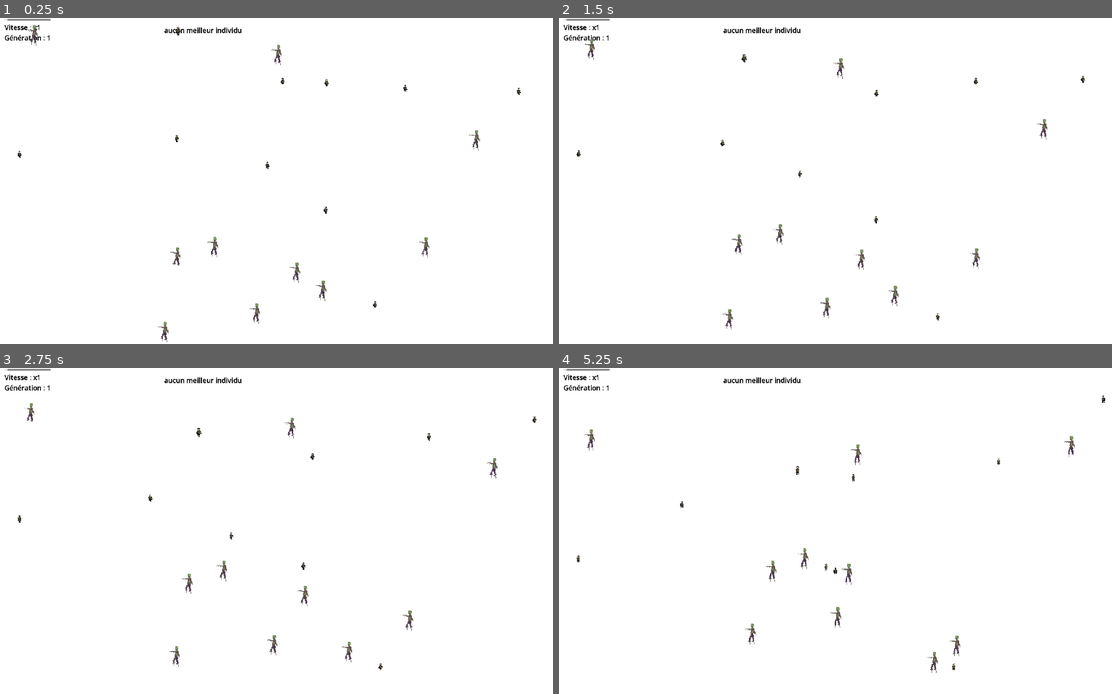
Above: before the commit, frames 1-4 (two rows, left to right).
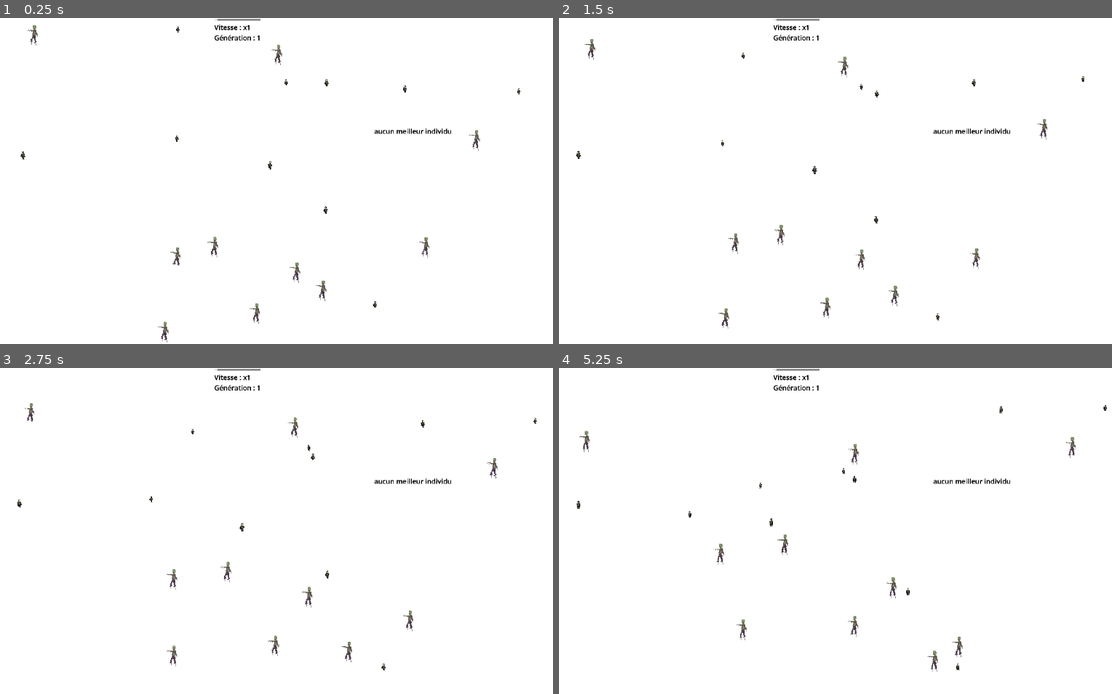
Above: after the commit, the same moments.

Repository: RageurRandom/exemple-algorithme-genetique-godot
Game: Godot game, scene res://scenes/main.tscn
The game is run twice, just before and just after one commit, with the same random seed, the same clock (stepped at 60 frames per second) and the same inputs.
Inputs:
- Up to frame 1 (0.25 s): no input
- Up to frame 2 (1.5 s): no input
- Up to frame 3 (2.75 s): no input
- Up to frame 4 (5.25 s): no input

The runs differ from the first frame. In frame 1, 0.8% of the frame differs, in the area x 0-95%, y 0-72%; in frame 2, 1.1%; in frame 3, 1.3%; in frame 4, 1.7%, in the area x 0-100%, y 0-94%.

Commit message:
fix: bug avec la comparaison avec l'ancienne meilleure gen (tj buggé)

Diff:
--- a/algo_genetique.gd
+++ b/algo_genetique.gd
@@ -10,9 +10,9 @@
 const NB_POPULATION = 10
 
 # Probabilités de mutation
-const PROBA_MUTATION_VITESSE = 0.25
-const PROBA_MUTATION_CHAMPS_VISION = 0.25
-const PROBA_MUTATION_TAILLE = 0.15
+const PROBA_MUTATION_VITESSE = 0.5
+const PROBA_MUTATION_CHAMPS_VISION = 0.5
+const PROBA_MUTATION_TAILLE = 0.5
 
 # Valeurs de mutation d'une caractéristique.
 # Va être soit positif soit négatif.
@@ -30,11 +30,11 @@
 ## Ne devrait être utilisé qu'une fois. [br]
 ## [b] Si vous voulez modifier la 1ère génération c'est ici.
 func intialise()-> Array[Genes]:
-	populationActuelle = Population.new()
+	populationActuelle = Population.new(1)
 
 	for i in range(NB_POPULATION):
 		var nouvelIndividu = Genes.new()
-		mutation(nouvelIndividu)
+		nouvelIndividu = mutation(nouvelIndividu)
 		populationActuelle.addIndividu(nouvelIndividu)
 
 	return populationActuelle.individus
@@ -42,7 +42,7 @@
 
 ## Mute des gènes de façon aléatoire. Chaque caractéristique a une chance de changer. [br]
 ## Voir les constantes plus haut
-func mutation(genes: Genes)->void:
+func mutation(genes: Genes)->Genes:
 	if randf() < PROBA_MUTATION_VITESSE :
 		genes.vitesse += _getValMutation(CHANGEMEN_VITESSE)
 
@@ -52,12 +52,12 @@
 	if randf() < PROBA_MUTATION_TAILLE :
 		genes.taille += _getValMutation(CHANGEMENT_TAILLE)
 
+	return genes
+
 
 ## Renvoie soit le paramètre, soit son opposé (une chance sur 2).
 func _getValMutation(changement:float)->float:
-	if randi() % 2 == 0:
-		return changement
-	return - changement
+	return randf_range(-changement, changement)
 
 ## Renvoie la population avec le meilleur fitness dans [member anciennesPopulations]
 func getMeilleureAnciennePop()->Population:
@@ -79,20 +79,21 @@
 
 		# Si la population a fait moins bien que les ancienne, elle ne sert à rien
 		# (Les mauvaises mutations arrivent)
-		if populationActuelle.fitnessMax > meilleureAnciennePop.fitnessMax:
-			return meilleureAnciennePop
+		if populationActuelle.fitnessMax < meilleureAnciennePop.fitnessMax:
+			return Population.cloner(meilleureAnciennePop)
 
 	var meilleurIndividu: Genes = populationActuelle.meilleurGene
-	var nouvellePop: Population = Population.new()
+	var nouvellePop: Population = Population.new(populationActuelle.nbGeneration + 1)
 
 	# Le meilleur individu reste tel quel dans la nouvelle population
-	nouvellePop.addIndividu(meilleurIndividu)
+	# Je récréé un gene pour éviter de devoir réinitialiser le fitness
+	nouvellePop.addIndividu(Genes.cloner(meilleurIndividu))
 
 	for individu in populationActuelle.individus:
 		if individu != meilleurIndividu:
 			# chaque individu se reproduit avec le meilleur puis l'enfant mute
 			var nouvelIndividu: Genes = Genes.crossover(meilleurIndividu, individu)
-			mutation(nouvelIndividu)
+			nouvelIndividu = mutation(nouvelIndividu)
 			nouvellePop.addIndividu(nouvelIndividu)
 
 	return nouvellePop
--- a/scenes/main.tscn
+++ b/scenes/main.tscn
@@ -10,56 +10,6 @@
 
 [node name="Main" type="Node2D" unique_id=922111964]
 script = ExtResource("3_sugp2")
-
-[node name="UI" type="Control" parent="." unique_id=165918953]
-layout_mode = 3
-anchors_preset = 15
-anchor_right = 1.0
-anchor_bottom = 1.0
-offset_left = 2.0
-offset_right = 1154.0
-offset_bottom = 648.0
-grow_horizontal = 2
-grow_vertical = 2
-
-[node name="HBoxContainer" type="HBoxContainer" parent="UI" unique_id=1921810170]
-layout_mode = 1
-anchors_preset = 10
-anchor_right = 1.0
-offset_bottom = 70.0
-grow_horizontal = 2
-theme = ExtResource("3_tefeu")
-alignment = 1
-
-[node name="VBoxContainer" type="VBoxContainer" parent="UI/HBoxContainer" unique_id=1992286415]
-layout_mode = 2
-
-[node name="SliderContainer" type="VBoxContainer" parent="UI/HBoxContainer/VBoxContainer" unique_id=1019001973]
-layout_mode = 2
-
-[node name="VitesseSimulation" type="HSlider" parent="UI/HBoxContainer/VBoxContainer/SliderContainer" unique_id=429584240]
-layout_mode = 2
-min_value = 1.0
-value = 1.0
-script = ExtResource("3_tbgi4")
-
-[node name="VitesseLabel" type="Label" parent="UI/HBoxContainer/VBoxContainer/SliderContainer" unique_id=982273477]
-layout_mode = 2
-theme = ExtResource("3_tefeu")
-text = "Vitesse : x1"
-script = ExtResource("3_jyhfs")
-
-[node name="GenerationLabel" type="Label" parent="UI/HBoxContainer/VBoxContainer" unique_id=2037911623]
-layout_mode = 2
-theme = ExtResource("3_tefeu")
-text = "Génération : 1"
-script = ExtResource("5_o6xl0")
-
-[node name="GenesMeilleurIndividu" type="Label" parent="UI/HBoxContainer" unique_id=1254768050]
-layout_mode = 2
-theme = ExtResource("3_tefeu")
-text = "aucun meilleur individu"
-script = ExtResource("6_o6xl0")
 
 [node name="AlgoGenetique" type="Node" parent="." unique_id=267273847]
 script = ExtResource("4_jyhfs")
@@ -76,11 +26,58 @@
 position = Vector2(-575, -324)
 polygon = PackedVector2Array(2, 0, -1, 643, -184, 835, -171, -182, 1368, -164, 1332, 837, -171, 819, -32, 650, 1154, 645, 1154, -4)
 
+[node name="UI" type="MarginContainer" parent="Camera2D" unique_id=888200873]
+anchors_preset = 15
+anchor_right = 1.0
+anchor_bottom = 1.0
+offset_left = 2.0
+offset_right = 3002.0
+offset_bottom = 1000.0
+grow_horizontal = 2
+grow_vertical = 2
+
+[node name="HBoxContainer" type="HBoxContainer" parent="Camera2D/UI" unique_id=1921810170]
+layout_mode = 2
+theme = ExtResource("3_tefeu")
+alignment = 1
+
+[node name="VBoxContainer" type="VBoxContainer" parent="Camera2D/UI/HBoxContainer" unique_id=1992286415]
+layout_mode = 2
+
+[node name="SliderContainer" type="VBoxContainer" parent="Camera2D/UI/HBoxContainer/VBoxContainer" unique_id=1019001973]
+layout_mode = 2
+
+[node name="VitesseSimulation" type="HSlider" parent="Camera2D/UI/HBoxContainer/VBoxContainer/SliderContainer" unique_id=429584240]
+layout_mode = 2
+min_value = 1.0
+value = 1.0
+script = ExtResource("3_tbgi4")
+
+[node name="VitesseLabel" type="Label" parent="Camera2D/UI/HBoxContainer/VBoxContainer/SliderContainer" unique_id=982273477]
+layout_mode = 2
+theme = ExtResource("3_tefeu")
+text = "Vitesse : x1"
+script = ExtResource("3_jyhfs")
+
+[node name="GenerationLabel" type="Label" parent="Camera2D/UI/HBoxContainer/VBoxContainer" unique_id=2037911623]
+layout_mode = 2
+theme = ExtResource("3_tefeu")
+text = "Génération : 1"
+script = ExtResource("5_o6xl0")
+
+[node name="GenesMeilleurIndividu" type="Label" parent="Camera2D/UI/HBoxContainer" unique_id=1254768050]
+layout_mode = 2
+theme = ExtResource("3_tefeu")
+text = "aucun meilleur individu"
+script = ExtResource("6_o6xl0")
+
 [node name="fond" type="ColorRect" parent="." unique_id=1733287211]
 z_index = -1
-custom_minimum_size = Vector2(3000, 1000)
-offset_left = -386.0
-offset_top = -148.0
-offset_right = 3000.0
-offset_bottom = 1628.0
+custom_minimum_size = Vector2(10000, 10000)
+offset_left = -3498.0
+offset_top = -4500.0
+offset_right = 6502.0
+offset_bottom = 5500.0
+grow_horizontal = 2
+grow_vertical = 2
 mouse_filter = 2
--- a/script/human.gd
+++ b/script/human.gd
@@ -6,6 +6,8 @@
 
 ## L'IA de l'humain (actuellement une seule est "fonctionnelle")
 var strategy: AStrategy
+
+var isDead: bool = false # patch de merde
 
 var genes: Genes :
 	set(val): # réajuste automatiquement la taille
@@ -41,6 +43,7 @@
 
 ## Quand un humain est touché par un zombie (ici je le supprime)
 func die():
-	genes.mort.emit()
-	print("mort")
-	queue_free()
+	if(!isDead):
+		isDead = true
+		genes.mort.emit()
+		queue_free()
--- a/script/initiator.gd
+++ b/script/initiator.gd
@@ -7,16 +7,17 @@
 var _generationLabel: GenerationLabel
 var _genesLabel: GenesMeilleurIndividuLabel
 var algo: AlgoGenetique
-var humains: Array[Human]
+var zombies: Array[Zombie]
 
 ## limites de la caméra
 var _limits: Rect2
 
 
 func _ready():
+	get_tree().paused = true
 	_camera = $Camera2D
-	_generationLabel = $UI/HBoxContainer/VBoxContainer/GenerationLabel
-	_genesLabel = $UI/HBoxContainer/GenesMeilleurIndividu
+	_generationLabel = $Camera2D/UI/HBoxContainer/VBoxContainer/GenerationLabel
+	_genesLabel = $Camera2D/UI/HBoxContainer/GenesMeilleurIndividu
 	algo = $AlgoGenetique
 
 	assert(_camera != null, "noeud de camera null")
@@ -34,9 +35,11 @@
 		var zombie: Zombie = ZOMBIE_SCENE.instantiate()
 		zombie.position = _random_position()
 		add_child(zombie)
+		zombies.append(zombie)
 
 	var premierePop:Array[Genes] = algo.intialise()
 	instancieHumains(premierePop)
+	get_tree().paused = false
 
 
 ## Renvoie une position aléatoire dans les limites de la camera
@@ -57,8 +60,11 @@
 
 
 func finGeneration():
-	var nouvellePop = algo.finGeneration()
+	var nouvellePop: Population = algo.finGeneration()
 	instancieHumains(nouvellePop.individus)
+	for zombie in zombies:
+		zombie.position = _random_position()
+
 	_generationLabel.changeGeneration()
 	var meilleurPop: Population = algo.getMeilleureAnciennePop()
 	_generationLabel.changeFitnessMax(meilleurPop.fitnessMax)
--- a/script/modeles_algo_genetique/genes.gd
+++ b/script/modeles_algo_genetique/genes.gd
@@ -9,7 +9,9 @@
 var fitness: int
 
 #region caracteristiques
-var vitesse: float
+var vitesse: float :
+	set(val):
+		vitesse = maxf(0, val)
 const VITESSE_DEFAUT = 50
 
 var taille: float :
@@ -20,6 +22,10 @@
 var champsDeVision: float
 const CHAMPS_VISION_DEFAUT = 150
 #endregion
+
+static func cloner(genes: Genes)->Genes:
+	return Genes.new(genes.vitesse, genes.taille, genes.champsDeVision)
+
 
 func _init(_vitesse: float = VITESSE_DEFAUT,
 		_taille: float  = TAILLE_DEFAUT,
--- a/script/modeles_algo_genetique/population.gd
+++ b/script/modeles_algo_genetique/population.gd
@@ -11,9 +11,19 @@
 ## 1 si c'est la 1ère génération, 2 si c'est la 2ème...
 var nbGeneration: int
 
-func _init():
+
+static func cloner(pop: Population)->Population:
+	var clone: Population = Population.new(pop.nbGeneration)
+	for individu in pop.individus:
+		clone.addIndividu(individu)
+
+	return clone
+
+
+func _init(_nbGeneration: int):
 	individus = []
 	fitnessMax = 0
+	self.nbGeneration = _nbGeneration
 
 func addIndividu(genes: Genes):
 	individus.append(genes)
@@ -23,4 +33,5 @@
 		func ():
 			if genes.fitness > fitnessMax:
 				fitnessMax = genes.fitness
-				meilleurGene = genes)
+				meilleurGene = genes,
+		CONNECT_ONE_SHOT)
--- a/script/ui/label_vitesse_simu.gd
+++ b/script/ui/label_vitesse_simu.gd
@@ -3,5 +3,5 @@
 const TEXT = "Vitesse : x%d"
 
 # Called every frame. 'delta' is the elapsed time since the previous frame.
-func _process(delta: float) -> void:
+func _process(_delta: float) -> void:
 	self.text = TEXT % Engine.time_scale
